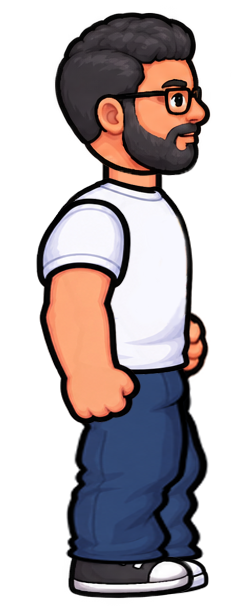
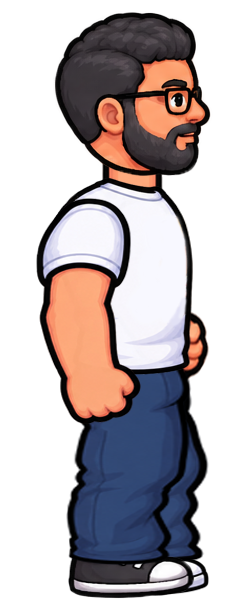
Layer changes from the first 247x606 image to the second:
painted on "Danilo_cabeza" over [53, 11, 204, 161]
painted on "pierna-der" over [65, 506, 72, 558]
painted on "zapa-der" over [65, 531, 194, 600]
painted on "brazo-izq" over [197, 315, 207, 374]
